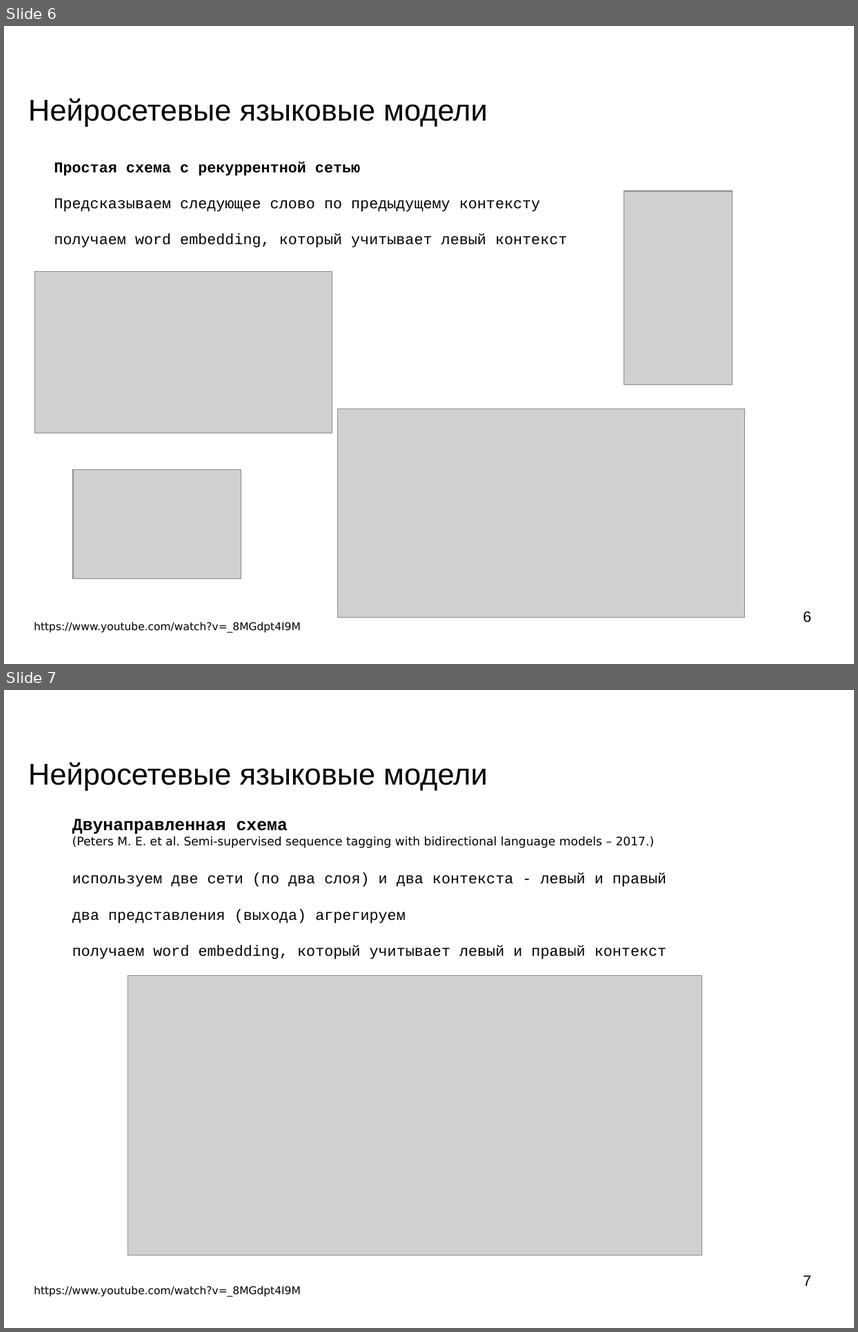
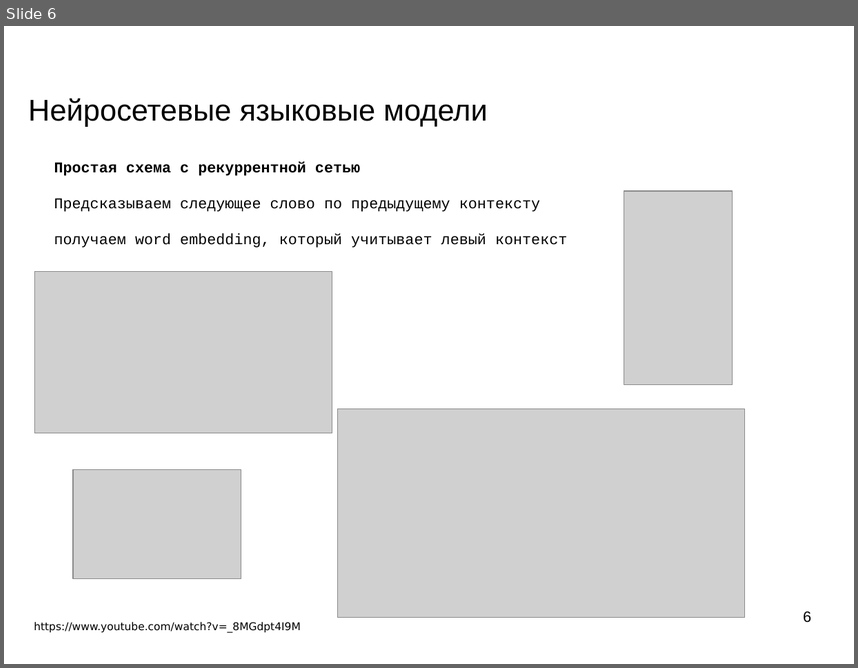
Before and after one commit to mechanoid5/ml_nlp_2024_I, a slide deck: 07-lang-model-rnn.odp. Shown one above the other, each under a label of ours: slides 6 and 7 before the commit, slide 6 after it. The pictures are 858x1332 and 858x668 pixels, drawn with LibreOffice and Linux fonts; fonts in the diff are those of the drawing; grey boxes stand for pictures; background and template pictures are left out. Boxes give left, top, right and bottom in pixels: in the first picture for what was removed or moved away, otherwise in the second. Text is boxed around its words. In the diff, an @@ line names an element or a change of style, - is before the commit and + after.

```diff
--- a/07-lang-model-rnn.odp
+++ b/07-lang-model-rnn.odp
@@ slide 7 removed at bbox=[4, 690, 854, 1328], background picture (left out) @@
@@ title removed at bbox=[28, 762, 488, 791] @@
-Нейросетевые языковые модели
@@ text removed at bbox=[72, 818, 666, 959] @@
-Двунаправленная схема
-(Peters M. E. et al. Semi-supervised sequence tagging with bidirectional language models – 2017.)
-используем две сети (по два слоя) и два контекста - левый и правый
-два представления (выхода) агрегируем
-получаем word embedding, который учитывает левый и правый контекст
@@ picture removed at bbox=[128, 976, 703, 1254] @@
@@ text removed at bbox=[34, 1285, 301, 1297] @@
-https://www.youtube.com/watch?v=_8MGdpt4I9M
@@ page number removed at bbox=[803, 1275, 811, 1285] @@
-7
```
Also in this commit, not shown: 2 other slides removed, 1 other file.
